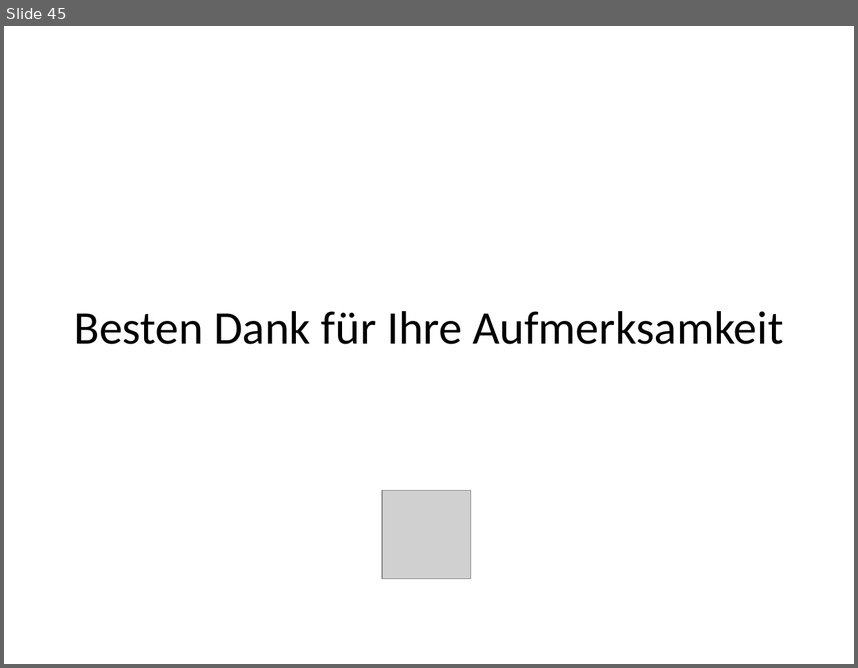
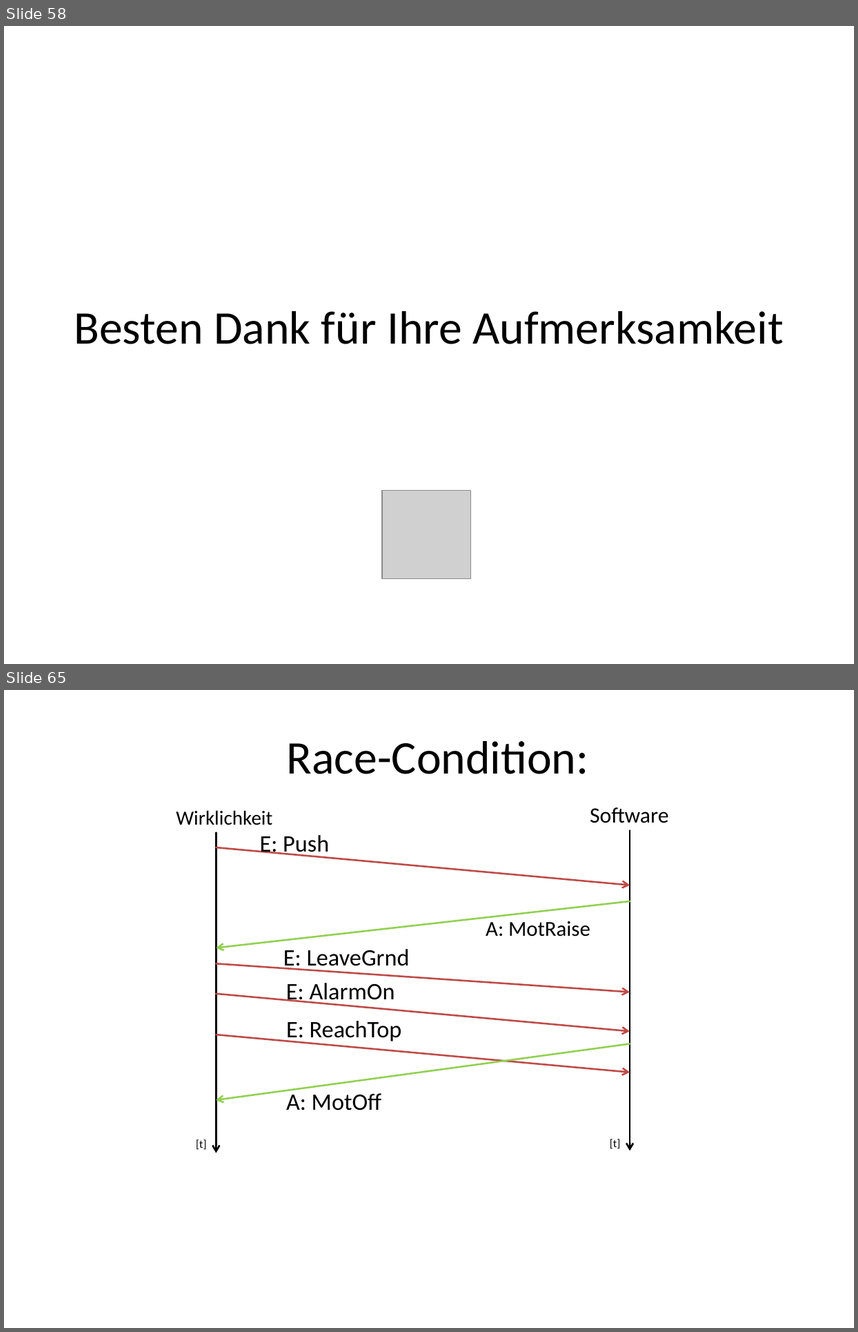
Before and after one commit to actifsource/ch.actifsource.example.cip, a slide deck: ch.actifsource.example.cip.course/docs/Actifsource CIP.pptx. Shown one above the other, each under a label of ours: slide 45 before the commit, slides 58 and 65 after it; the slides between them are not shown. The pictures are 858x668 and 858x1332 pixels, drawn with LibreOffice and Linux fonts; fonts in the diff are those of the drawing; grey boxes stand for pictures. Boxes give left, top, right and bottom in pixels: in the first picture for what was removed or moved away, otherwise in the second. Text is boxed around its words. In the diff, an @@ line names an element or a change of style, - is before the commit and + after.

```diff
--- a/ch.actifsource.example.cip.course/docs/Actifsource CIP.pptx
+++ b/ch.actifsource.example.cip.course/docs/Actifsource CIP.pptx
@@ slide 65 added at [4,690,854,1328], background #FFFFFF @@
@@ text added at [287,741,589,774], 39.6 pt, text #000000 @@
+Race-Condition:
@@ text added at [176,810,272,825], 17 pt, text #000000 @@
+  Wirklichkeit
@@ text added at [590,807,668,823], 18.5 pt, text #000000 @@
+  Software
@@ arrow added from (216, 833) to (216, 1152), #000000 1.5 pt @@
@@ arrow added from (630, 830) to (630, 1151), #000000 1.5 pt @@
@@ arrow added from (216, 847) to (630, 885), #BF4C48 1.5 pt @@
@@ text added at [260,835,329,858], 20 pt, text #000000 @@
+  E: Push
@@ arrow added from (630, 901) to (216, 947), #92D050 1.5 pt @@
@@ text added at [486,918,590,936], 18 pt, text #000000 @@
+A: MotRaise
@@ text added at [283,949,410,972], 20 pt, text #000000 @@
+  E: LeaveGrnd
@@ arrow added from (216, 964) to (630, 992), #BF4C48 1.5 pt @@
@@ arrow added from (216, 994) to (630, 1031), #BF4C48 1.5 pt @@
@@ text added at [286,983,395,1005], 20 pt, text #000000 @@
+  E: AlarmOn
@@ text added at [286,1021,402,1043], 20 pt, text #000000 @@
+  E: ReachTop
@@ arrow added from (216, 1034) to (630, 1072), #BF4C48 1.5 pt @@
@@ arrow added from (630, 1044) to (216, 1100), #92D050 1.5 pt @@
@@ text added at [286,1090,381,1110], 20 pt, text #000000 @@
+  A: MotOff
@@ text added at [196,1139,206,1150], 9.5 pt, text #000000 @@
+  [t]
@@ text added at [610,1138,620,1149], 9.5 pt, text #000000 @@
+  [t]
@@ what was slide 45 is now slide 58 @@
```
Also in this commit, not shown: 10 slides changed, 28 other slides added, 4 slides removed, 1 other file.
